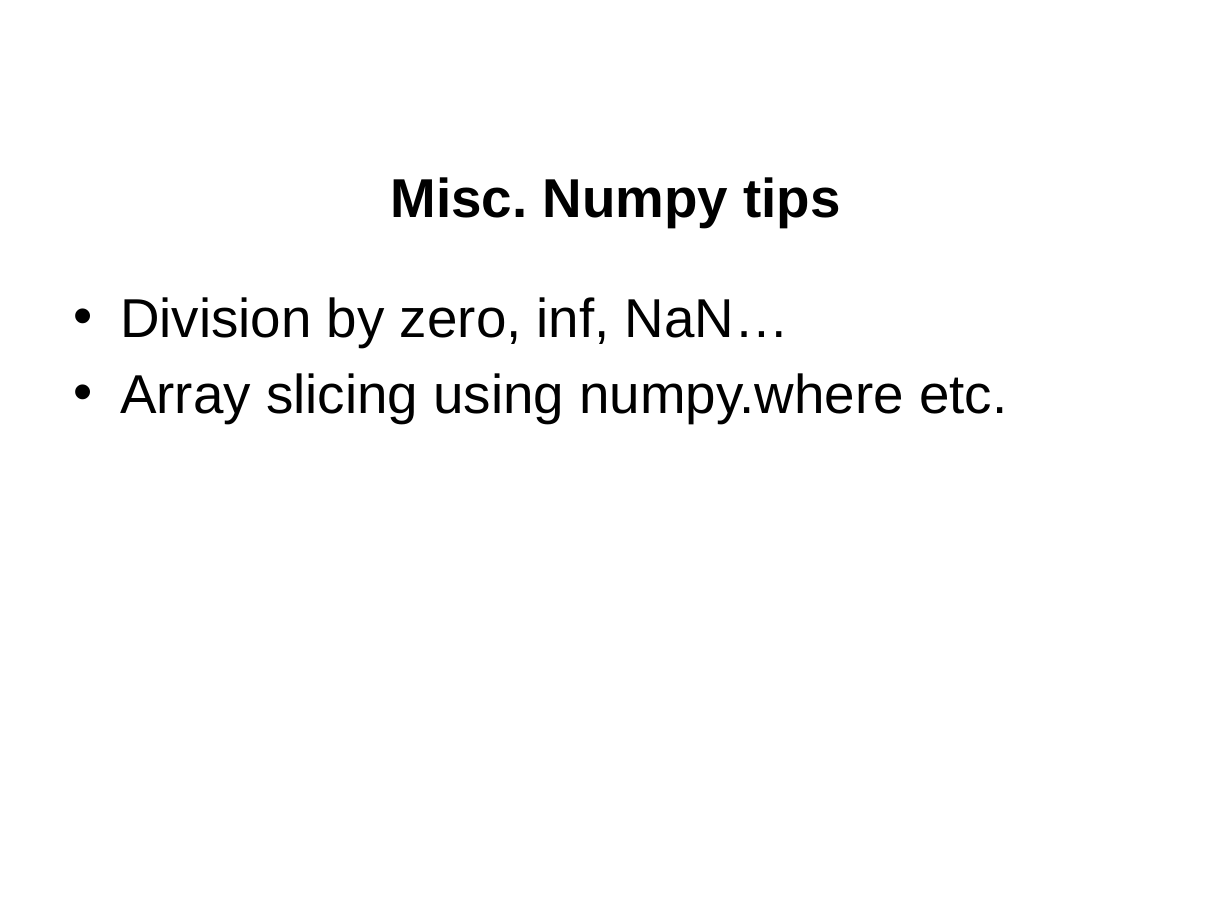
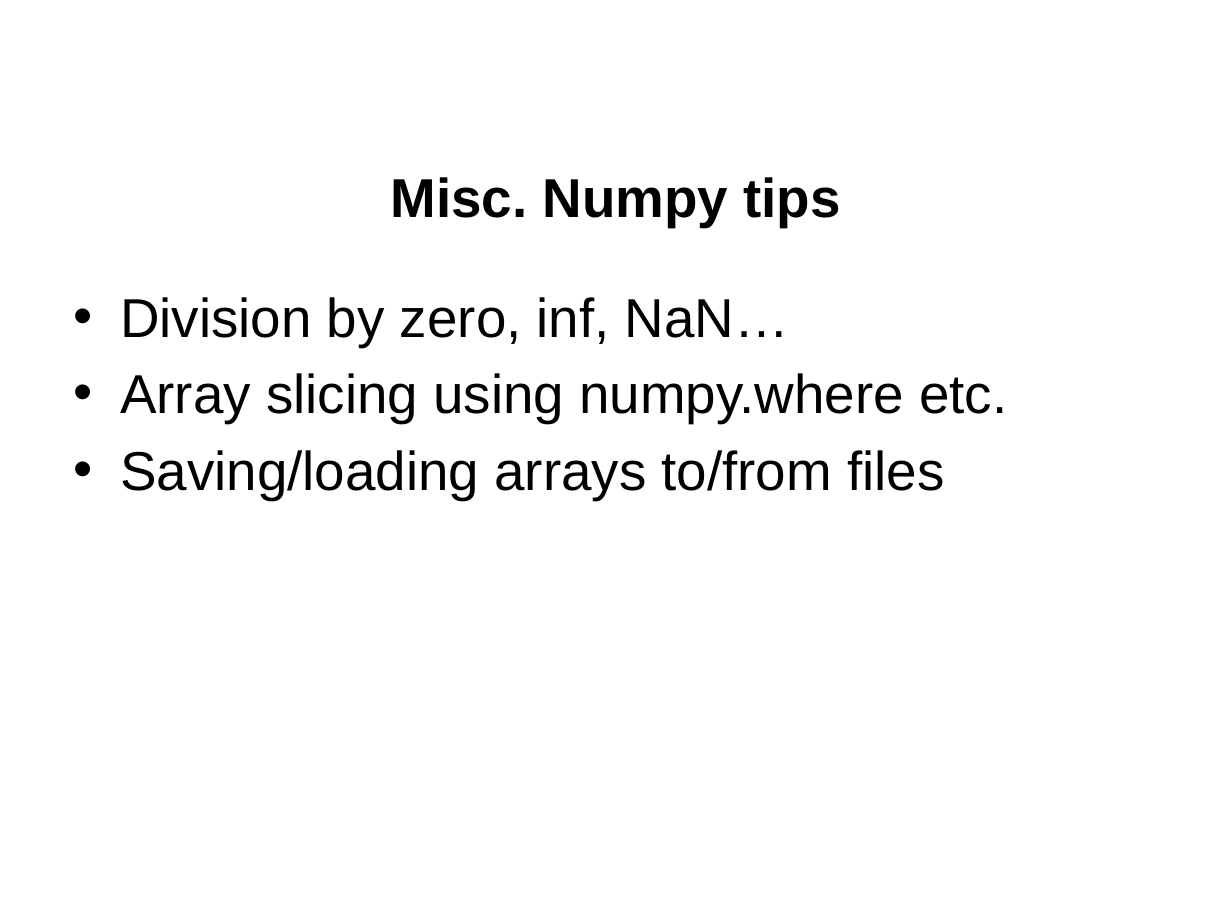
Before and after one commit to jgerity/talks, a slide deck: slide 11 of 2016/computing_workgroup/python_modules/python_scientific_modules.pptx. Drawn at 1232x924 pixels with LibreOffice and Linux fonts; fonts in the diff are those of the drawing; background and template pictures are left out. Boxes give left, top, right and bottom in pixels: in the first picture for what was removed or moved away, otherwise in the second. Text is boxed around its words. In the diff, an @@ line names an element or a change of style, - is before the commit and + after.

```diff
--- a/2016/computing_workgroup/python_modules/python_scientific_modules.pptx
+++ b/2016/computing_workgroup/python_modules/python_scientific_modules.pptx
@@ text at (x1=120, y1=450, x2=944, y2=500): paragraph added @@
+• Saving/loading arrays to/from files
```
Also in this commit, not shown: 1 other slide changed.
